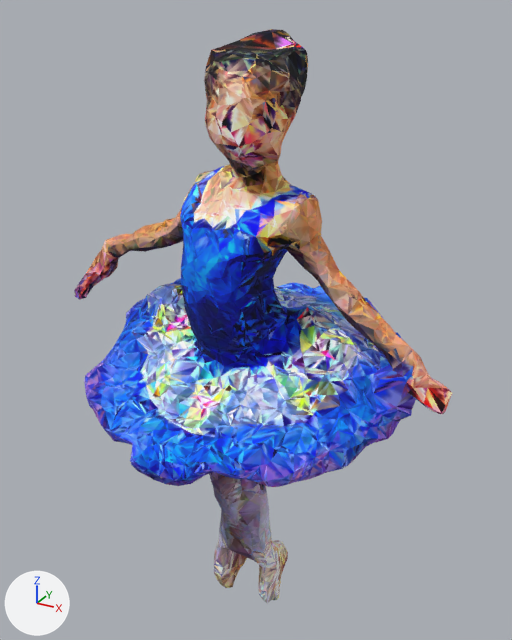
A saved change to the glTF model assets/mesh/girl_dancing-depth.glb.
One viewpoint serves both versions: a 50 mm lens placed at (0.543, -0.941, 0.574), pointed at (0.003, 0.041, 0.083). The lights are fixed; the arrows at lower left show +X, +Y and +Z. The picture after the commit comes second. Vertices at exactly the same position are counted once.

Before the edit, the objects in view are built like this:
```python
me_extracted_mesh = bpy.data.meshes.new('extracted_mesh')
me_extracted_mesh.from_pydata(...)  # 4274 vertices, 8548 faces; spans x -0.252..0.235, y -0.354..0.357, z -0.526..0.546
me_extracted_mesh.materials.append(mat_mesh)  # picture img_extracted_mesh
ob_extracted_mesh = bpy.data.objects.new('extracted_mesh', me_extracted_mesh)
ob_extracted_mesh.location = (0.0, 0.0, 0.0)
ob_extracted_mesh.rotation_euler = (0.0, 0.0, -1.571)  # degrees (0, 0, -90)
```
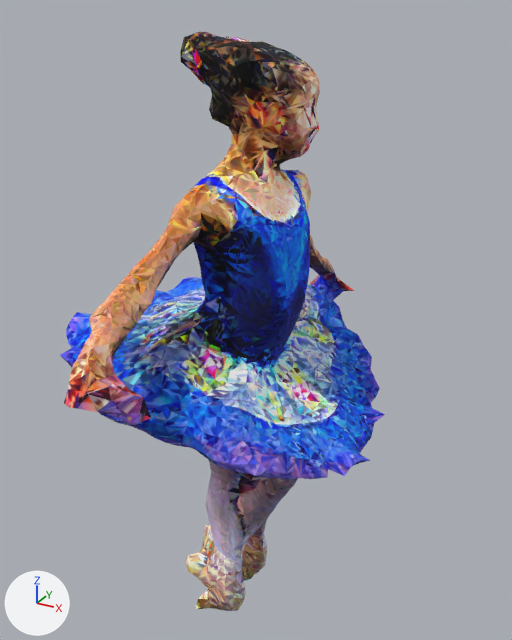
Patch to the scene script:
```diff
--- a/assets/mesh/girl_dancing-depth.glb.py
+++ b/assets/mesh/girl_dancing-depth.glb.py
@@ me_extracted_mesh @@
 # used by ob_extracted_mesh; location = (0.0, 0.0, 0.0); rotation_euler = (0.0, 0.0, -1.571), in degrees (0, 0, -90)
-me_extracted_mesh.from_pydata(...)  # 4274 vertices, 8548 faces; spans x -0.252..0.235, y -0.354..0.357, z -0.526..0.546
+me_extracted_mesh.from_pydata(...)  # 4274 vertices, 8548 faces; spans x -0.271..0.258, y -0.36..0.359, z -0.542..0.543
+# me_extracted_mesh part 1: 4272 of 4274 vertices moved; they spanned x -0.252..0.235, y -0.354..0.357, z -0.526..0.546 and now span x -0.271..0.258, y -0.36..0.359, z -0.542..0.543; mean shift (-0.001, 0.0, 0.001); largest move (-0.032, -0.047, -0.505) -> (-0.088, -0.049, -0.542)
 me_extracted_mesh.materials.append(mat_mesh)
@@ ob_extracted_mesh @@
 ob_extracted_mesh.location = (0.0, 0.0, 0.0)
-ob_extracted_mesh.rotation_euler = (0.0, 0.0, -1.571)  # degrees (0, 0, -90)
```

Changed parts and their boxes [x1, y1, x2, y2] in the pictures (512 x 640 px):
'extracted_mesh', reshaped, turned
    before: [74, 29, 452, 603]
    after: [60, 32, 385, 611]
